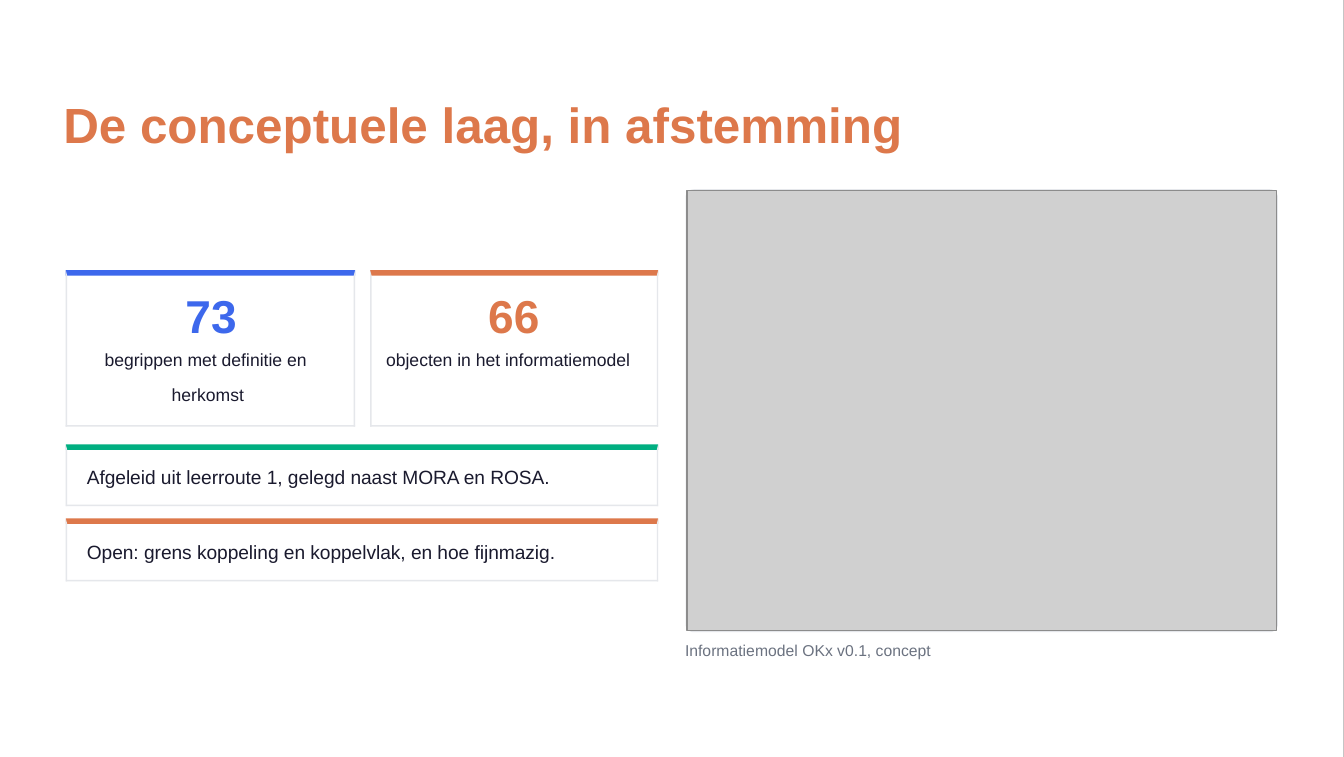
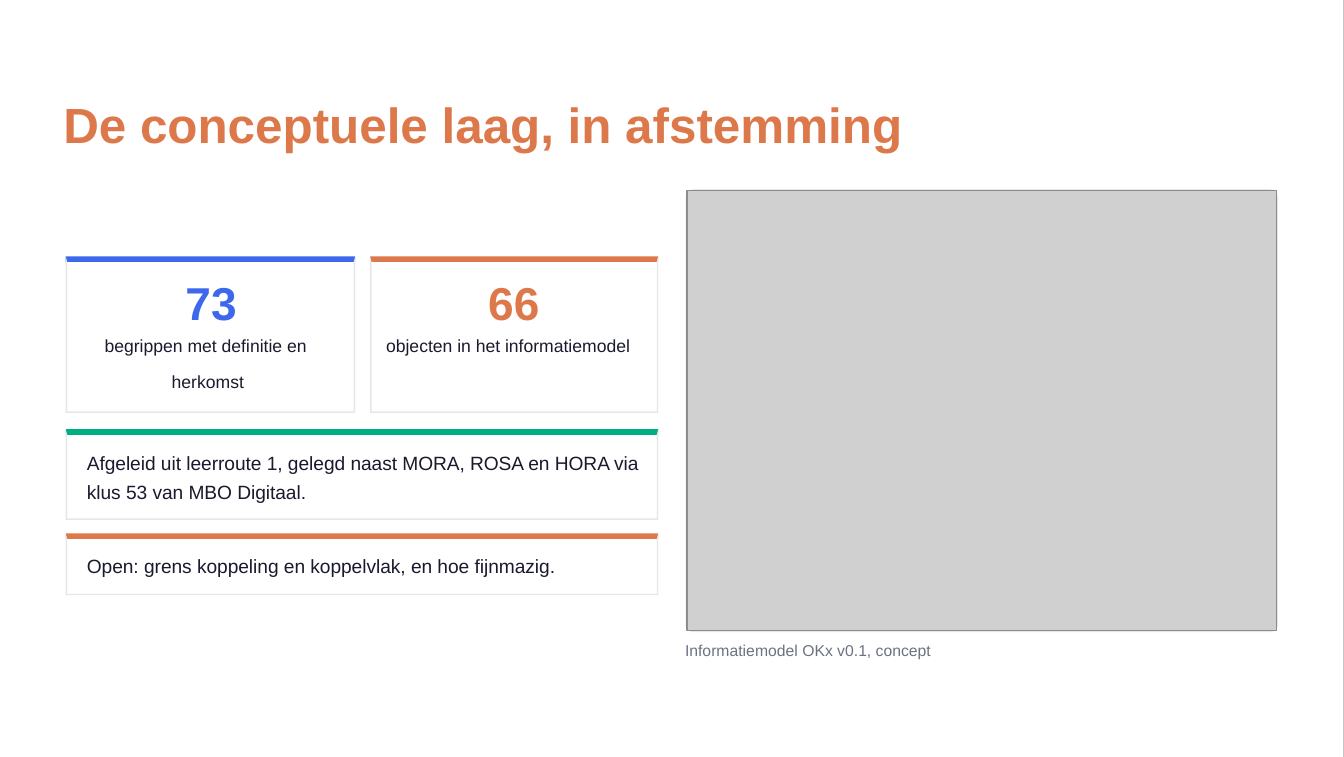
Before and after one commit to Npuls-OKx/meta, a slide deck: slide 5 of presentaties/export/260929_werkgroep_okx_voortgang/260929_werkgroep_okx_voortgang.pptx. Drawn at 1344x757 pixels with LibreOffice and Linux fonts; fonts in the diff are those of the drawing; grey boxes stand for pictures; background and template pictures are left out. Boxes give left, top, right and bottom in pixels: in the first picture for what was removed or moved away, otherwise in the second. Text is boxed around its words. In the diff, an @@ line names an element or a change of style, - is before the commit and + after.

```diff
--- a/presentaties/export/260929_werkgroep_okx_voortgang/260929_werkgroep_okx_voortgang.pptx
+++ b/presentaties/export/260929_werkgroep_okx_voortgang/260929_werkgroep_okx_voortgang.pptx
@@ 11 freeform shapes, 5 texts: place and size @@
-11 freeform shapes, 5 texts at (66, 270, 658, 449)
+11 freeform shapes, 5 texts at (66, 257, 658, 434)
@@ freeform shape: place and size @@
-freeform shape at (66, 444, 658, 505)
+freeform shape at (66, 429, 658, 520)
@@ freeform shape: place and size @@
-freeform shape at (66, 444, 67, 505)
+freeform shape at (66, 429, 67, 520)
@@ freeform shape: place and size @@
-freeform shape at (657, 444, 658, 505)
+freeform shape at (657, 429, 658, 520)
@@ text at (87, 456, 638, 474): text changed @@
-Afgeleid uit leerroute 1, gelegd naast MORA en ROSA.
+Afgeleid uit leerroute 1, gelegd naast MORA, ROSA en HORA via
@@ text added at (87, 485, 306, 503), 10.5 pt, text #1A1A2E @@
+klus 53 van MBO Digitaal.
@@ 6 freeform shapes, 1 text: place and size @@
-6 freeform shapes, 1 text at (66, 504, 658, 582)
+6 freeform shapes, 1 text at (66, 519, 658, 595)
```
Also in this commit, not shown: 6 other slides changed, 2 other files.
